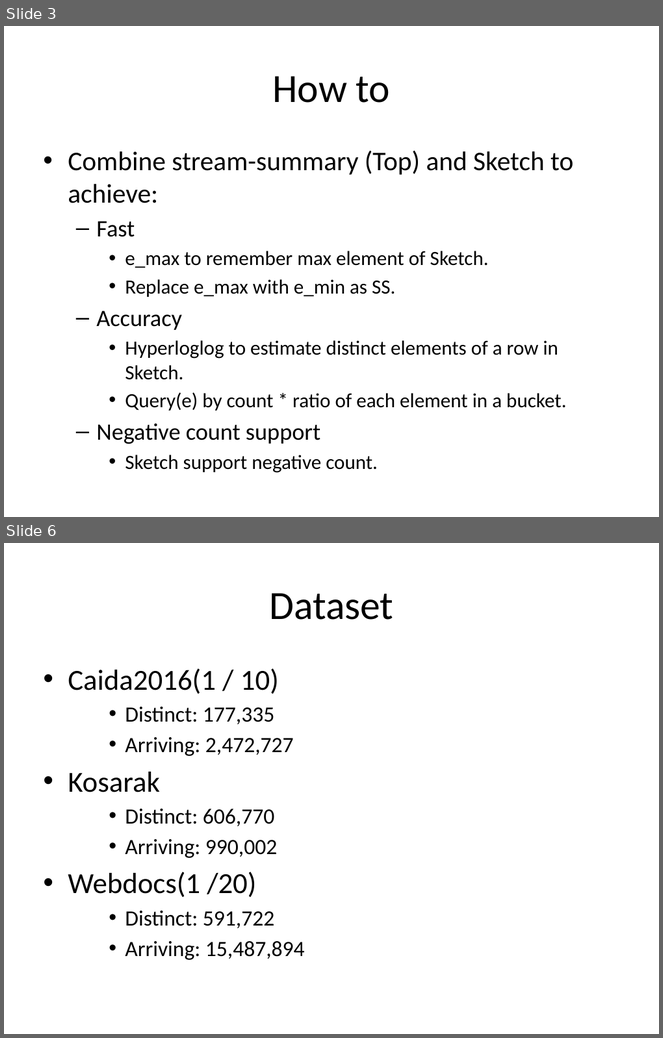
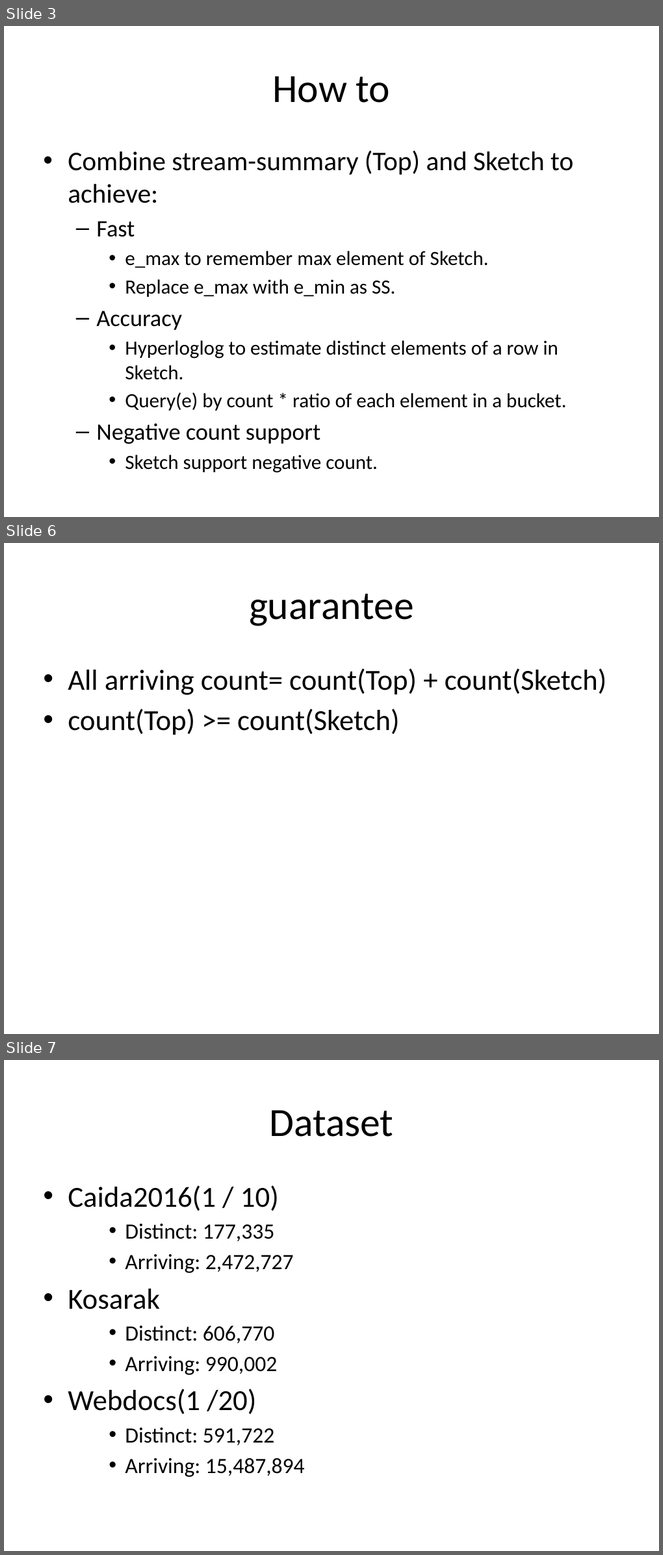
Before and after one commit to peropero1/Python, a slide deck: result/report.pptx. Shown one above the other, each under a label of ours: slides 3 and 6 before the commit, slides 3, 6 and 7 after it; the slides between them are not shown. The pictures are 663x1038 and 663x1555 pixels, drawn with LibreOffice and Linux fonts; fonts in the diff are those of the drawing. Boxes give left, top, right and bottom in pixels: in the first picture for what was removed or moved away, otherwise in the second. Text is boxed around its words. In the diff, an @@ line names an element or a change of style, - is before the commit and + after.

```diff
--- a/result/report.pptx
+++ b/result/report.pptx
@@ slide 6 added at (4, 543, 659, 1034), background #FFFFFF @@
@@ title added at (249, 594, 414, 626), 44 pt, text #000000 @@
+guarantee
@@ text added at (68, 668, 607, 735), 32 pt, text #000000 @@
+• All arriving count= count(Top) + count(Sketch)
+• count(Top) >= count(Sketch)
@@ what was slide 6 is now slide 7 @@
```
Also in this commit, not shown: 2 slides changed, 13 other files.
